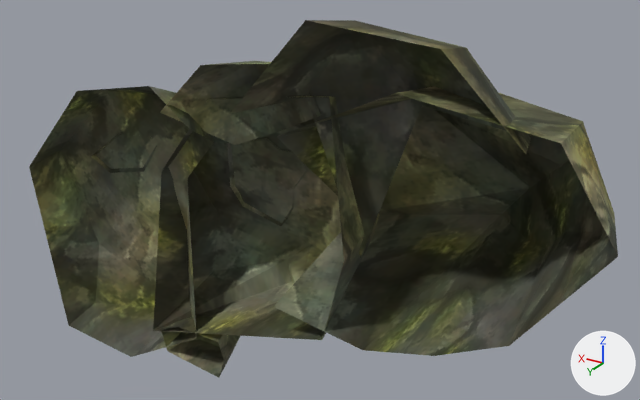
Before and after pictures for a commit that changed the OBJ model sceneobjs/zhucheng_yewai_370/zhucheng_yewai_370_zawu01.obj.
The view is the same before and after, from a 50 mm camera at (-375.0, 540.0, 309.0) aimed at (7.0, -96.0, -9.0). Every picture has the same lights, and +X, +Y and +Z are marked at lower right. Where no turn or scale is listed for an object, it has been applied to the vertices.

The first picture shows 'zhucheng_yewai_370_zawu01'.
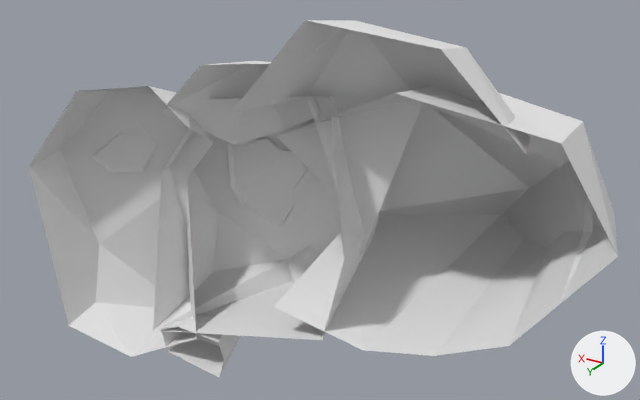
The change, as a list of edits to the scene's bpy script:
```text
Add mat_material_1_1:
    mat_material_1_1 = principled_material('material_1')
    mat_material_1_1.base_color = (0.8, 0.8, 0.8)  # white #e7e7e7
    mat_material_1_1.roughness = 1.0
Change me_zhucheng_yewai_370_zawu01:
    where me_zhucheng_yewai_370_zawu01.from_pydata(...)  # 118 vertices, 158 faces; spans x -275.0..275.0, y -210.0..0.0, z -176.0..176.0
    remove me_zhucheng_yewai_370_zawu01.materials.append(mat_material_1)  # picture img_zhucheng_yewai_370_shikuai01_png
    add me_zhucheng_yewai_370_zawu01.materials.append(mat_material_1_1)  # white #e7e7e7
```

Where the change shows, as pixel boxes (x1, y1, x2, y2) in the pictures (640 x 400 px):
'zhucheng_yewai_370_zawu01', recoloured: (29, 20, 618, 378) in both
